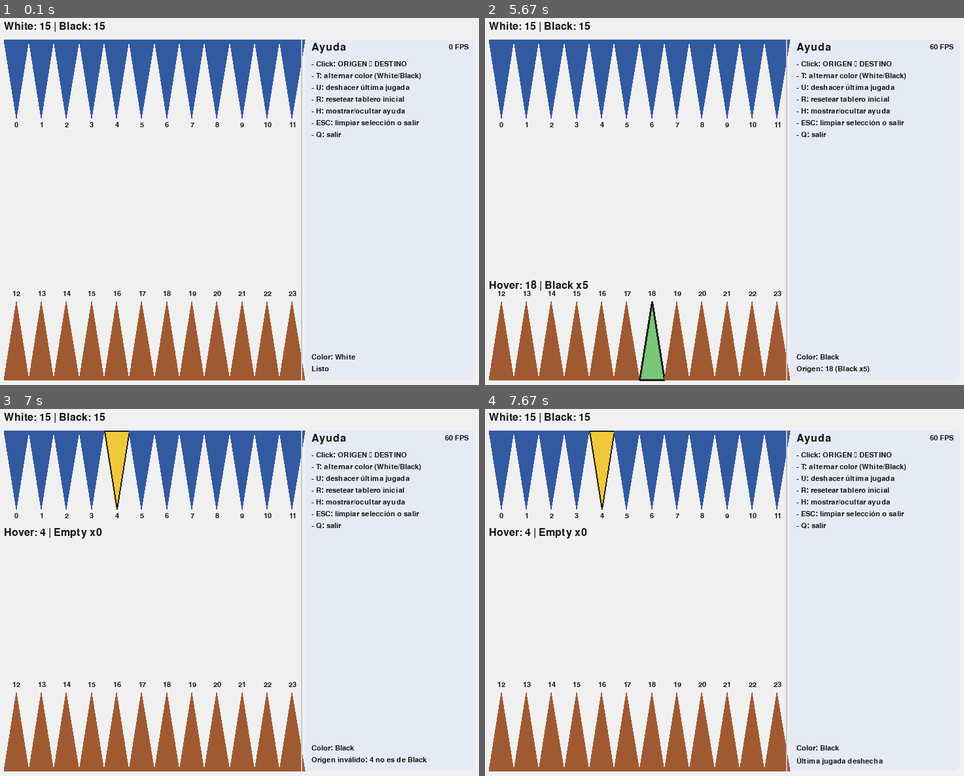
Above: before the commit, frames 1-4 (two rows, left to right).
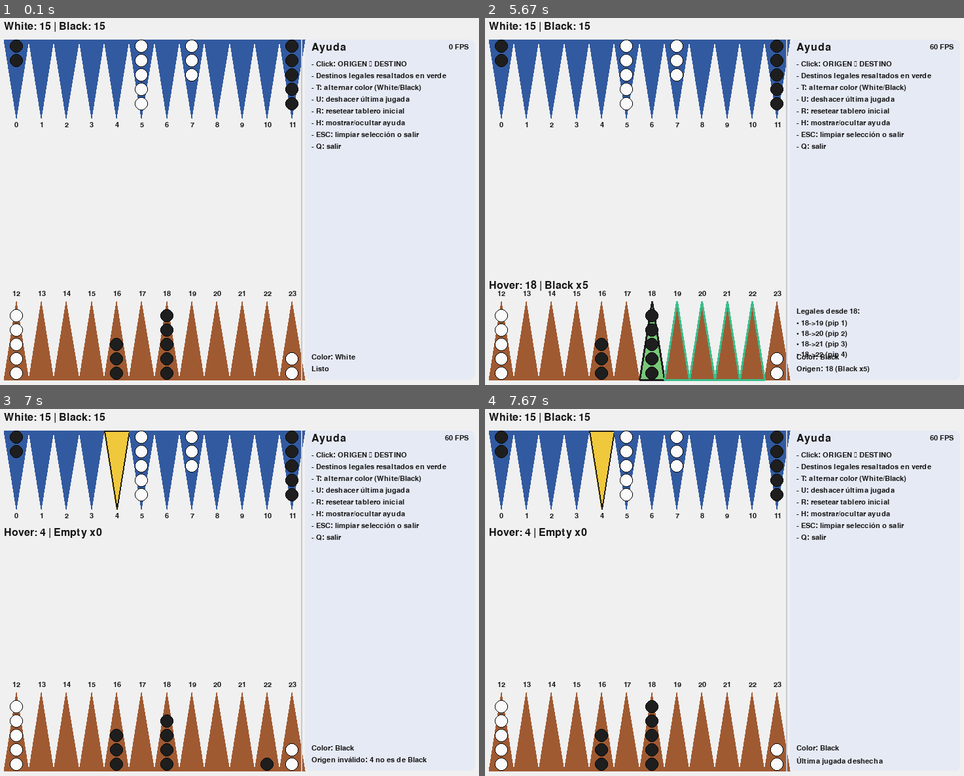
Above: after the commit, the same moments.

Repository: um-computacion/computacion-2025-backgammon-Macarena-Ardevol
Game: pygame game, started from backgammon/pygame_ui/__main__.py
Same seed, same stepped clock (60 frames per second), same inputs: the game is played once before the commit and once after it.
Inputs (mouse positions are in pixels of both pictures, inside the frame that each line leads up to):
- Up to frame 1 (0.1 s): no input
- Up to frame 2 (5.67 s): tap T at 0.33 s; hold R 0.67-1.13 s; click (561, 300) at 1.22 s; click (916, 348) at 1.55 s; click (734, 76) at 1.88 s; click (700, 311) at 2.22 s; click (705, 142) at 2.55 s; click (638, 80) at 2.88 s; tap U at 3.17 s; click (887, 201) at 3.55 s; click (566, 76) at 4.38 s; click (748, 194) at 4.72 s; click (647, 322) at 5.55 s
- Up to frame 3 (7 s): click (81, 746) at 5.88 s; click (158, 471) at 6.22 s; click (268, 709) at 6.55 s; click (114, 497) at 6.88 s
- Up to frame 4 (7.67 s): hold U 7.17-7.63 s

The runs differ from the first frame. In frame 1, 3.4% of the frame differs, in the area x 2-94%, y 5-99%; in frame 2, 4.5%; in frame 3, 3.4%; in frame 4, 3.4%.

Commit message:
UI: dibujar fichas (stacks) y resaltar destinos legales desde el origen; listado en panel

Diff:
--- a/backgammon/pygame_ui/__main__.py
+++ b/backgammon/pygame_ui/__main__.py
@@ -21,13 +21,21 @@
     TXT = (20, 20, 20)
     HILIGHT = (240, 200, 60)   # hover
     SELECT = (120, 200, 120)   # seleccionado
+    LEGAL = (60, 190, 140)     # destinos legales
     OUTLINE = (30, 30, 30)
+
+    CHECKER_WHITE = (250, 250, 250)
+    CHECKER_BLACK = (30, 30, 30)
+    CHECKER_EDGE  = (10, 10, 10)
+    R = 10  # radio de ficha dibujada
+    GAP = 2 # gap vertical entre fichas
 
     # Área del tablero (izquierda); panel a la derecha
     BOARD_LEFT = MARGIN
     BOARD_RIGHT = W - MARGIN - PANEL_W
     BOARD_W = BOARD_RIGHT - BOARD_LEFT
 
+    # ---- Helpers geom ----
     def tri_polygon_top(i, col_w):
         x0 = BOARD_LEFT + i * col_w
         x1 = x0 + col_w
@@ -55,7 +63,7 @@
                 return 12 + i
         return None
 
-    # --- Lógica de simulación ---
+    # --- Lógica de simulación/movidas ---
     def pip_from_move(origin, dest, color):
         if color == Board.WHITE:
             return origin - dest
@@ -72,6 +80,21 @@
     def restore_points(b: Board, snap):
         for i, v in enumerate(snap):
             b.set_point(i, v)
+
+    def compute_legal_dests(b: Board, origin: int, color: int):
+        """Devuelve lista de (dest, pip) para pips válidos 1..6 desde origin."""
+        res = []
+        for pip in range(1, 7):
+            try:
+                dest = b.dest_from(origin, pip, color)
+            except Exception:
+                continue
+            try:
+                if b.can_move(origin, pip, color):
+                    res.append((dest, pip))
+            except Exception:
+                continue
+        return res
 
     # --- Init ---
     pygame.init()
@@ -94,6 +117,7 @@
         show_help = True
         current_color = Board.WHITE
         history_snaps = []
+        legal_dests = []  # lista de (dest, pip) para el origen seleccionado
 
         running = True
         while running:
@@ -109,6 +133,7 @@
                         if origin_idx is not None or selected_idx is not None:
                             origin_idx = None
                             selected_idx = None
+                            legal_dests = []
                             message = "Selección limpiada"
                         else:
                             running = False
@@ -119,23 +144,26 @@
                     elif event.key == pygame.K_t:
                         current_color = Board.BLACK if current_color == Board.WHITE else Board.WHITE
                         message = f"Color actual: {owner_label(current_color)}"
+                        # recomputar legales si hay origen
+                        legal_dests = compute_legal_dests(board, origin_idx, current_color) if origin_idx is not None else []
                     elif event.key == pygame.K_r:
                         board.setup_initial()
                         origin_idx = selected_idx = None
                         history_snaps.clear()
+                        legal_dests = []
                         message = "Tablero reseteado"
                     elif event.key == pygame.K_u:
                         if history_snaps:
                             snap = history_snaps.pop()
                             restore_points(board, snap)
                             origin_idx = selected_idx = None
+                            legal_dests = []
                             message = "Última jugada deshecha"
                         else:
                             message = "No hay jugadas para deshacer"
                 elif event.type == pygame.MOUSEBUTTONDOWN and event.button == 1:
                     if idx_hover is None:
                         selected_idx = None
-                        # clic en panel o fuera del tablero: no hacemos nada
                         continue
 
                     if origin_idx is None:
@@ -145,20 +173,26 @@
                         if own != current_color:
                             message = f"Origen inválido: {origin_idx} no es de {owner_label(current_color)}"
                             origin_idx = None
+                            legal_dests = []
                         else:
                             cnt = board.count_at(origin_idx)
                             if cnt <= 0:
                                 message = f"Origen vacío: {origin_idx}"
                                 origin_idx = None
+                                legal_dests = []
                             else:
                                 message = f"Origen: {origin_idx} ({owner_label(own)} x{cnt})"
+                                legal_dests = compute_legal_dests(board, origin_idx, current_color)
+                                if not legal_dests:
+                                    message += " — sin destinos legales"
                     else:
                         dest_idx = idx_hover
                         pip = pip_from_move(origin_idx, dest_idx, current_color)
-                        if pip < 1 or pip > 6:
-                            message = f"Movimiento inválido: pip {pip} fuera de 1..6"
+                        # Validamos contra la lista de legales si existe
+                        if legal_dests and all(d != dest_idx for (d, _) in legal_dests):
+                            message = f"No permitido: {origin_idx}->{dest_idx}"
                         else:
-                            if not board.can_move(origin_idx, pip, current_color):
+                            if pip < 1 or pip > 6 or not board.can_move(origin_idx, pip, current_color):
                                 message = f"Movimiento bloqueado: {origin_idx}->{dest_idx} (pip {pip})"
                             else:
                                 history_snaps.append(snapshot_points(board))
@@ -166,6 +200,7 @@
                                 message = f"Move: {origin_idx}->{real_dest} (pip {pip}, {owner_label(current_color)})"
                                 origin_idx = None
                                 selected_idx = None
+                                legal_dests = []
 
             # Fondo
             screen.fill(BG)
@@ -198,6 +233,18 @@
                 if border_w:
                     pygame.draw.polygon(screen, OUTLINE, poly, width=border_w)
 
+            # Resaltar destinos legales (borde adicional)
+            if origin_idx is not None and legal_dests:
+                legal_set = {d for (d, _) in legal_dests}
+                for i in range(24):
+                    if i == origin_idx or i not in legal_set:
+                        continue
+                    if i <= 11:
+                        poly = tri_polygon_top(i, col_w)
+                    else:
+                        poly = tri_polygon_bottom(i - 12, col_w)
+                    pygame.draw.polygon(screen, LEGAL, poly, width=3)
+
             # Totales arriba-izquierda
             white_total = board.count_total(Board.WHITE)
             black_total = board.count_total(Board.BLACK)
@@ -214,6 +261,38 @@
                 idx_b = 12 + i
                 label_bot = font_small.render(str(idx_b), True, TXT)
                 screen.blit(label_bot, label_bot.get_rect(center=(cx, H - MARGIN - TRI_H - 12)))
+
+            # Dibujar fichas (máx 5 visibles + "+n")
+            def draw_stack(i_idx, top_band: bool):
+                owner = board.owner_at(i_idx)
+                cnt = board.count_at(i_idx)
+                if cnt == 0:
+                    return
+                color_fill = CHECKER_WHITE if owner == Board.WHITE else CHECKER_BLACK
+                cx = BOARD_LEFT + (i_idx % 12) * col_w + col_w / 2
+                if top_band:
+                    # apilar hacia abajo desde la banda superior
+                    for k in range(min(cnt, 5)):
+                        cy = MARGIN + R + k * (2 * R + GAP)
+                        pygame.draw.circle(screen, color_fill, (int(cx), int(cy)), R)
+                        pygame.draw.circle(screen, CHECKER_EDGE, (int(cx), int(cy)), R, width=1)
+                    if cnt > 5:
+                        extra = font_small.render(f"+{cnt-5}", True, TXT)
+                        screen.blit(extra, extra.get_rect(center=(cx, MARGIN + TRI_H - 10)))
+                else:
+                    # apilar hacia arriba desde la banda inferior
+                    for k in range(min(cnt, 5)):
+                        cy = H - MARGIN - R - k * (2 * R + GAP)
+                        pygame.draw.circle(screen, color_fill, (int(cx), int(cy)), R)
+                        pygame.draw.circle(screen, CHECKER_EDGE, (int(cx), int(cy)), R, width=1)
+                    if cnt > 5:
+                        extra = font_small.render(f"+{cnt-5}", True, TXT)
+                        screen.blit(extra, extra.get_rect(center=(cx, H - MARGIN - TRI_H + 10)))
+
+            for i in range(12):
+                draw_stack(i, top_band=True)
+            for i in range(12, 24):
+                draw_stack(i, top_band=False)
 
             # Tooltip hover (sobre tablero)
             if idx_hover is not None:
@@ -231,7 +310,6 @@
             panel_x = W - MARGIN - PANEL_W
             panel_rect = pygame.Rect(panel_x, MARGIN, PANEL_W, H - 2 * MARGIN)
             pygame.draw.rect(screen, BG_PANEL, panel_rect, border_radius=8)
-            # Separador
             pygame.draw.line(screen, SEP, (panel_x - 6, MARGIN), (panel_x - 6, H - MARGIN), 2)
 
             # FPS y título
@@ -245,6 +323,7 @@
             if show_help:
                 help_lines = [
                     "- Click: ORIGEN → DESTINO",
+                    "- Destinos legales resaltados en verde",
                     "- T: alternar color (White/Black)",
                     "- U: deshacer última jugada",
                     "- R: resetear tablero inicial",
@@ -258,7 +337,16 @@
                     screen.blit(surf, (panel_x + 10, y))
                     y += 18
 
-            # Estado / mensajes (abajo del panel)
+            # Lista de destinos legales en el panel
+            if origin_idx is not None and legal_dests:
+                y = H - MARGIN - 110
+                header = font_small.render(f"Legales desde {origin_idx}:", True, TXT)
+                screen.blit(header, (panel_x + 10, y)); y += 18
+                for (d, pip) in legal_dests[:8]:
+                    ln = font_small.render(f"• {origin_idx}->{d} (pip {pip})", True, TXT)
+                    screen.blit(ln, (panel_x + 10, y)); y += 16
+
+            # Estado / mensajes
             color_msg = f"Color: {owner_label(current_color)}"
             msg1 = font_small.render(color_msg, True, TXT)
             msg2 = font_small.render(message or "Listo", True, TXT)
